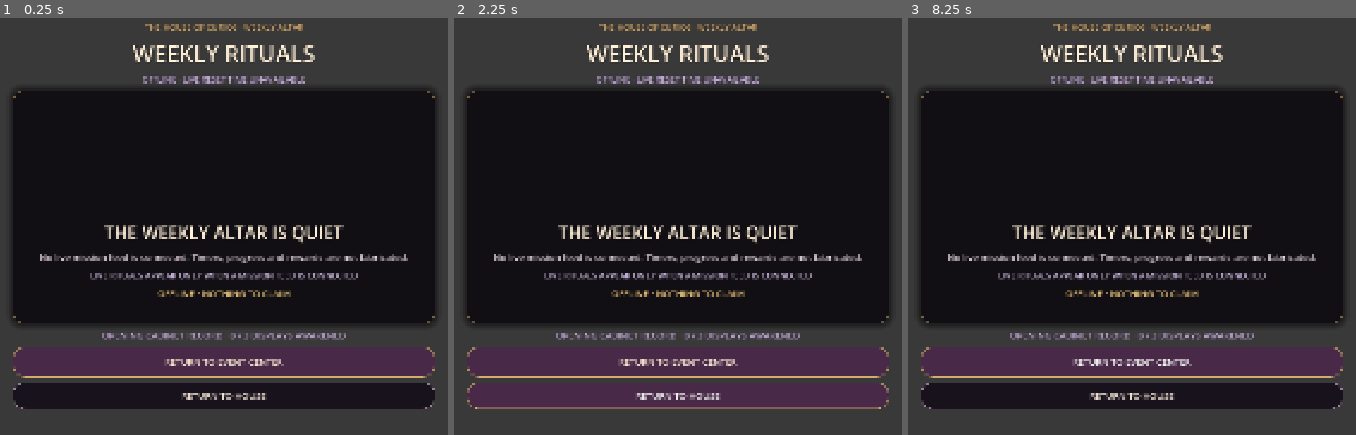
Above: before the commit, frames 1-3 (left to right).
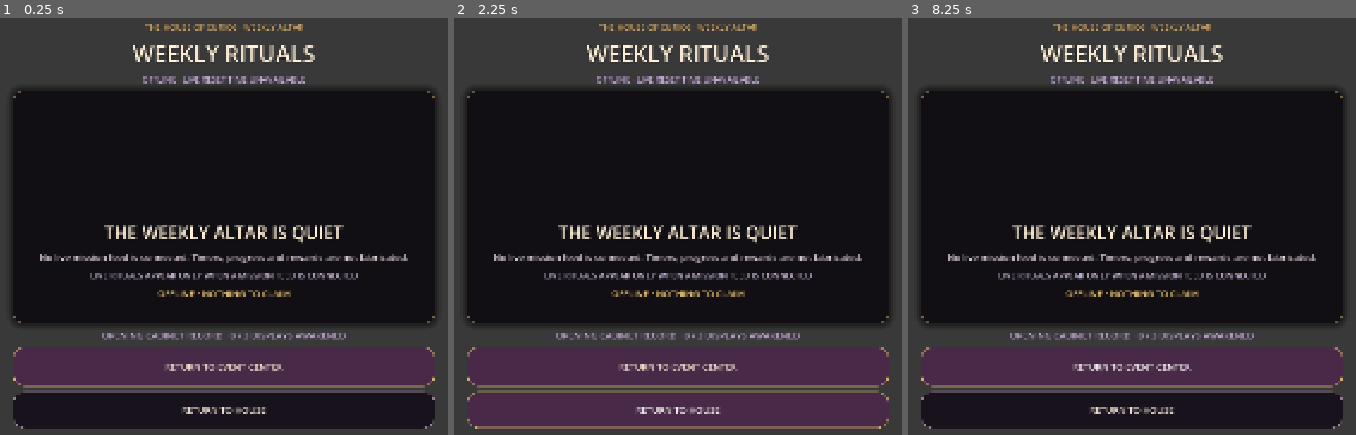
Above: after the commit, the same moments.

Repository: Jay-prodesign/akilta-match3
Game: Godot game, scene res://src/ui/missions/weekly_missions_screen.tscn
Two runs of this game, one before a commit and one after it. Both use one fixed random seed, a clock stepped at 60 frames per second and the inputs below. This scene is started directly instead of the project's main scene.
Inputs (mouse positions are in pixels of both pictures, inside the frame that each line leads up to):
- Up to frame 1 (0.25 s): no input
- Up to frame 2 (2.25 s): tap Enter at 0.5 s; move the mouse to (776, 368) at 0.52 s; click (776, 368) at 0.67 s; click "RETURN TO EVENT CENTER" at 1.25 s; click "RETURN TO HOUSE" at 2 s
- Up to frame 3 (8.25 s): drag from (outside the picture) to (outside the picture) at 2.77 s; move the mouse to (1176, 230) at 3.52 s; click (1176, 230) at 3.67 s; drag from (outside the picture) to (997, 289) at 4.27 s; move the mouse to (outside the picture) at 5.02 s; click (outside the picture) at 5.17 s; drag from (997, 289) to (1064, 205) at 5.77 s; move the mouse to (1154, 405) at 6.52 s; click (1154, 405) at 6.67 s; drag from (1064, 205) to (outside the picture) at 7.27 s; move the mouse to (1230, 368) at 8.02 s; click (1230, 368) at 8.17 s

The runs differ from the first frame. In frame 1, 8.0% of the frame differs, in the area x 2-98%, y 81-99%; in frame 2, 3.8%; in frame 3, 8.0%.

Commit message:
Normalize secondary screen CTA geometry

Diff:
--- a/src/ui/meta/meta_destination_screen.tscn
+++ b/src/ui/meta/meta_destination_screen.tscn
@@ -220,7 +220,7 @@
 
 [node name="ShopDisabledAction" type="Button" parent="FeatureLayout/FeatureHero/HeroRow/HeroCopy"]
 visible = false
-custom_minimum_size = Vector2(0, 52)
+custom_minimum_size = Vector2(0, 88)
 layout_mode = 2
 disabled = true
 theme_override_colors/font_color = Color(0.93, 0.86, 0.91, 1)
@@ -236,7 +236,7 @@
 theme_override_constants/separation = 10
 
 [node name="Primary" type="Button" parent="FeatureLayout/Actions"]
-custom_minimum_size = Vector2(0, 62)
+custom_minimum_size = Vector2(0, 96)
 layout_mode = 2
 size_flags_horizontal = 3
 theme_override_colors/font_color = Color(1, 0.941, 0.847, 1)
@@ -247,7 +247,7 @@
 text = "PRIMARY"
 
 [node name="Secondary" type="Button" parent="FeatureLayout/Actions"]
-custom_minimum_size = Vector2(0, 62)
+custom_minimum_size = Vector2(0, 88)
 layout_mode = 2
 size_flags_horizontal = 3
 theme_override_colors/font_color = Color(0.93, 0.86, 0.91, 1)
@@ -292,7 +292,7 @@
 autowrap_mode = 2
 
 [node name="DailyPracticeAction" type="Button" parent="FeatureLayout/DailyPracticeCard/DailyContent"]
-custom_minimum_size = Vector2(0, 50)
+custom_minimum_size = Vector2(0, 88)
 layout_mode = 2
 disabled = true
 theme_override_colors/font_color = Color(1, 0.941, 0.847, 1)
@@ -306,7 +306,7 @@
 
 [node name="WeeklyMissionsAction" type="Button" parent="FeatureLayout"]
 visible = false
-custom_minimum_size = Vector2(0, 68)
+custom_minimum_size = Vector2(0, 96)
 layout_mode = 2
 theme_override_colors/font_color = Color(1, 0.941, 0.847, 1)
 theme_override_font_sizes/font_size = 22
@@ -317,7 +317,7 @@
 
 [node name="ProfileSettings" type="Button" parent="FeatureLayout"]
 visible = false
-custom_minimum_size = Vector2(0, 68)
+custom_minimum_size = Vector2(0, 96)
 layout_mode = 2
 theme_override_colors/font_color = Color(1, 0.941, 0.847, 1)
 theme_override_font_sizes/font_size = 22
@@ -555,7 +555,7 @@
 autowrap_mode = 2
 
 [node name="BackToHouse" type="Button" parent="FeatureLayout"]
-custom_minimum_size = Vector2(0, 64)
+custom_minimum_size = Vector2(0, 88)
 layout_mode = 2
 theme_override_colors/font_color = Color(0.96, 0.9, 0.84, 1)
 theme_override_font_sizes/font_size = 22
--- a/src/ui/missions/weekly_missions_screen.tscn
+++ b/src/ui/missions/weekly_missions_screen.tscn
@@ -186,7 +186,7 @@
 autowrap_mode = 2
 
 [node name="ReturnToEvents" type="Button" parent="MissionLayout"]
-custom_minimum_size = Vector2(0, 74)
+custom_minimum_size = Vector2(0, 96)
 layout_mode = 2
 theme_override_colors/font_color = Color(1, 0.941, 0.847, 1)
 theme_override_font_sizes/font_size = 22
@@ -196,7 +196,7 @@
 text = "RETURN TO EVENT CENTER"
 
 [node name="ReturnToHouse" type="Button" parent="MissionLayout"]
-custom_minimum_size = Vector2(0, 64)
+custom_minimum_size = Vector2(0, 88)
 layout_mode = 2
 theme_override_colors/font_color = Color(0.96, 0.9, 0.84, 1)
 theme_override_font_sizes/font_size = 22
--- a/src/ui/settings/settings_panel.tscn
+++ b/src/ui/settings/settings_panel.tscn
@@ -276,7 +276,7 @@
 text = "AUDIO"
 
 [node name="Master" type="CheckButton" parent="Card/Content"]
-custom_minimum_size = Vector2(0, 70)
+custom_minimum_size = Vector2(0, 88)
 layout_mode = 2
 theme_override_colors/font_color = Color(0.945, 0.91, 0.866, 1)
 theme_override_font_sizes/font_size = 21
@@ -286,7 +286,7 @@
 text = "  Master audio"
 
 [node name="Music" type="CheckButton" parent="Card/Content"]
-custom_minimum_size = Vector2(0, 70)
+custom_minimum_size = Vector2(0, 88)
 layout_mode = 2
 theme_override_colors/font_color = Color(0.851, 0.804, 0.835, 1)
 theme_override_font_sizes/font_size = 21
@@ -296,7 +296,7 @@
 text = "  Music"
 
 [node name="SFX" type="CheckButton" parent="Card/Content"]
-custom_minimum_size = Vector2(0, 70)
+custom_minimum_size = Vector2(0, 88)
 layout_mode = 2
 theme_override_colors/font_color = Color(0.851, 0.804, 0.835, 1)
 theme_override_font_sizes/font_size = 21
@@ -312,7 +312,7 @@
 text = "EXPERIENCE"
 
 [node name="Haptics" type="CheckButton" parent="Card/Content"]
-custom_minimum_size = Vector2(0, 70)
+custom_minimum_size = Vector2(0, 88)
 layout_mode = 2
 theme_override_colors/font_color = Color(0.851, 0.804, 0.835, 1)
 theme_override_font_sizes/font_size = 21
@@ -322,7 +322,7 @@
 text = "  Haptics"
 
 [node name="Reduced" type="CheckButton" parent="Card/Content"]
-custom_minimum_size = Vector2(0, 70)
+custom_minimum_size = Vector2(0, 88)
 layout_mode = 2
 theme_override_colors/font_color = Color(0.851, 0.804, 0.835, 1)
 theme_override_font_sizes/font_size = 21
@@ -332,7 +332,7 @@
 text = "  Reduced motion"
 
 [node name="Contrast" type="CheckButton" parent="Card/Content"]
-custom_minimum_size = Vector2(0, 70)
+custom_minimum_size = Vector2(0, 88)
 layout_mode = 2
 theme_override_colors/font_color = Color(0.851, 0.804, 0.835, 1)
 theme_override_font_sizes/font_size = 21
@@ -349,7 +349,7 @@
 horizontal_alignment = 1
 
 [node name="Close" type="Button" parent="Card/Content"]
-custom_minimum_size = Vector2(0, 76)
+custom_minimum_size = Vector2(0, 96)
 layout_mode = 2
 theme_override_colors/font_color = Color(0.0627, 0.051, 0.0706, 1)
 theme_override_font_sizes/font_size = 21
--- a/src/ui/shared/locked_explanation.tscn
+++ b/src/ui/shared/locked_explanation.tscn
@@ -111,7 +111,7 @@
 autowrap_mode = 2
 
 [node name="Close" type="Button" parent="LockedPanel/Content"]
-custom_minimum_size = Vector2(0, 62)
+custom_minimum_size = Vector2(0, 88)
 layout_mode = 2
 theme_override_colors/font_color = Color(1, 0.941, 0.847, 1)
 theme_override_font_sizes/font_size = 21
